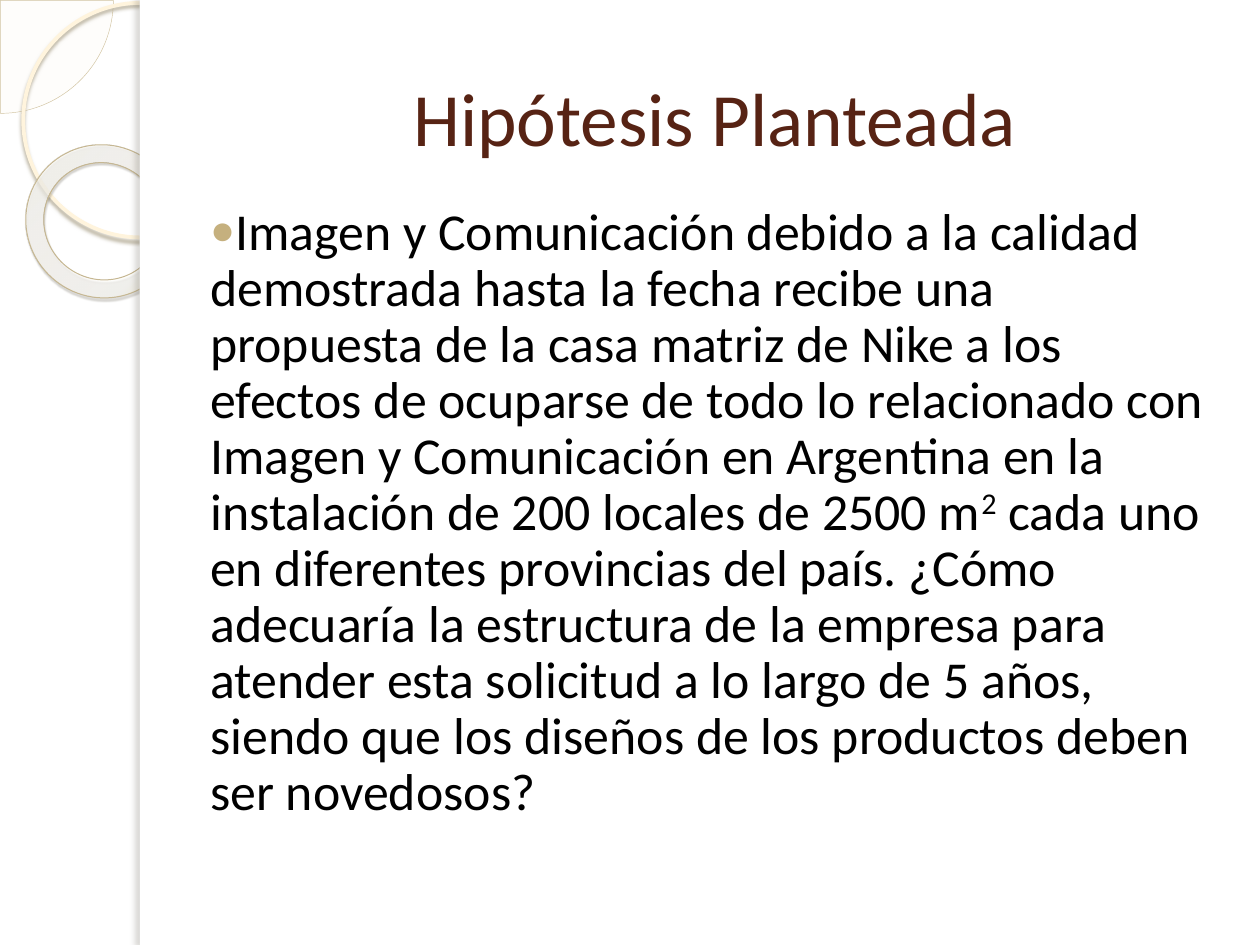
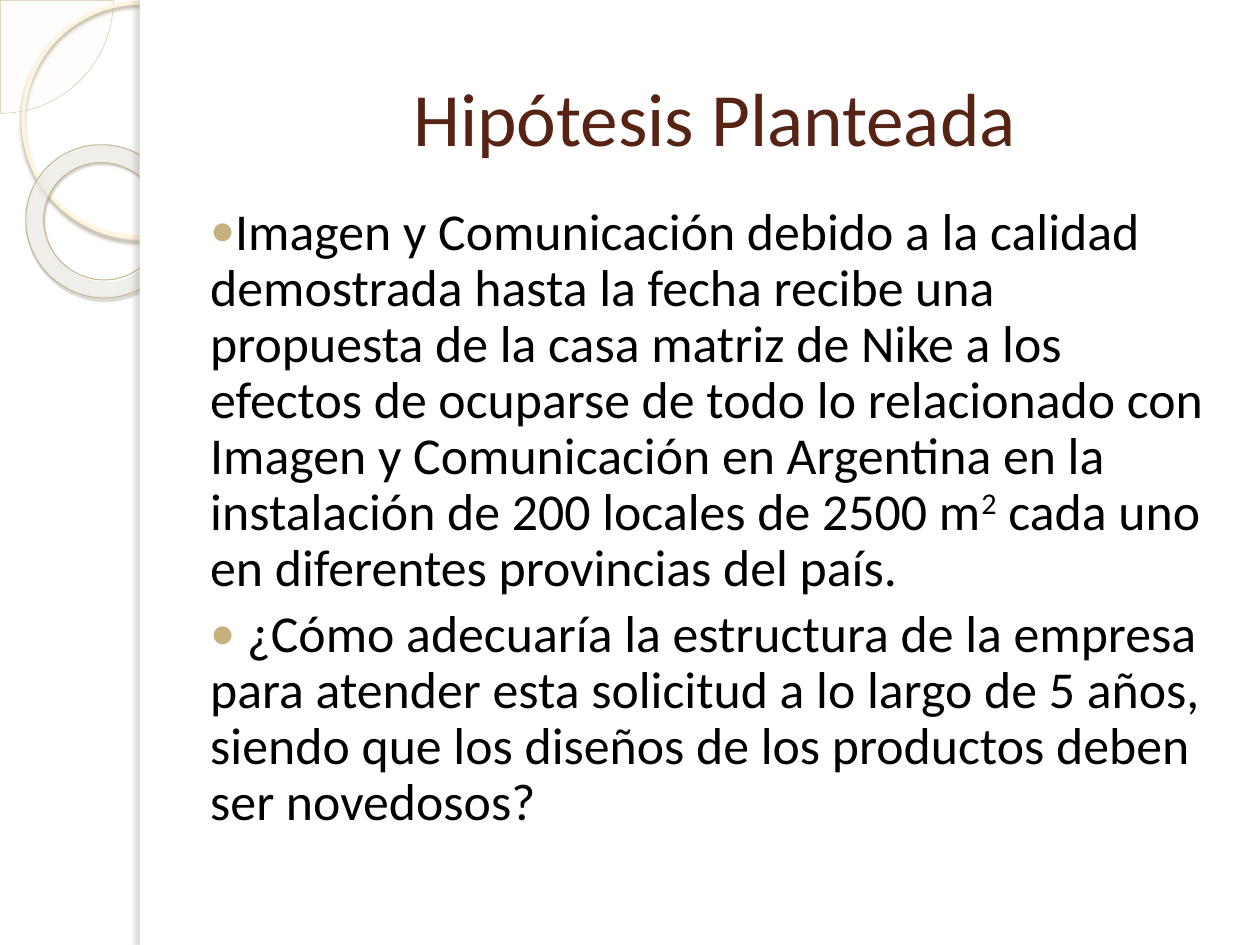
Before and after one commit to Bloodclot24/empresitas, a slide deck: slide 18 of Presentacion/Presentacion.pptx (slide 12 before the commit). Drawn at 1260x945 pixels with LibreOffice and Linux fonts; fonts in the diff are those of the drawing; background and template pictures are left out. Boxes give left, top, right and bottom in pixels: in the first picture for what was removed or moved away, otherwise in the second. Text is boxed around its words. In the diff, an @@ line names an element or a change of style, - is before the commit and + after.

Commit message:
mas presentacion

```diff
--- a/Presentacion/Presentacion.pptx
+++ b/Presentacion/Presentacion.pptx
@@ text at (210,214,1203,821): text changed @@
-● Imagen y Comunicación debido a la calidad demostrada hasta la fecha recibe una propuesta de la casa matriz de Nike a los efectos de ocuparse de todo lo relacionado con Imagen y Comunicación en Argentina en la instalación de 200 locales de 2500 m2 cada uno en diferentes provincias del país. ¿Cómo adecuaría la estructura de la empresa para atender esta solicitud a lo largo de 5 años, siendo que los diseños de los productos deben ser novedosos?
+● Imagen y Comunicación debido a la calidad demostrada hasta la fecha recibe una propuesta de la casa matriz de Nike a los efectos de ocuparse de todo lo relacionado con Imagen y Comunicación en Argentina en la instalación de 200 locales de 2500 m2 cada uno en diferentes provincias del país.
+● ¿Cómo adecuaría la estructura de la empresa para atender esta solicitud a lo largo de 5 años, siendo que los diseños de los productos deben ser novedosos?
```
Also in this commit, not shown: 8 other slides changed, 2 slides added, 7 other files.
